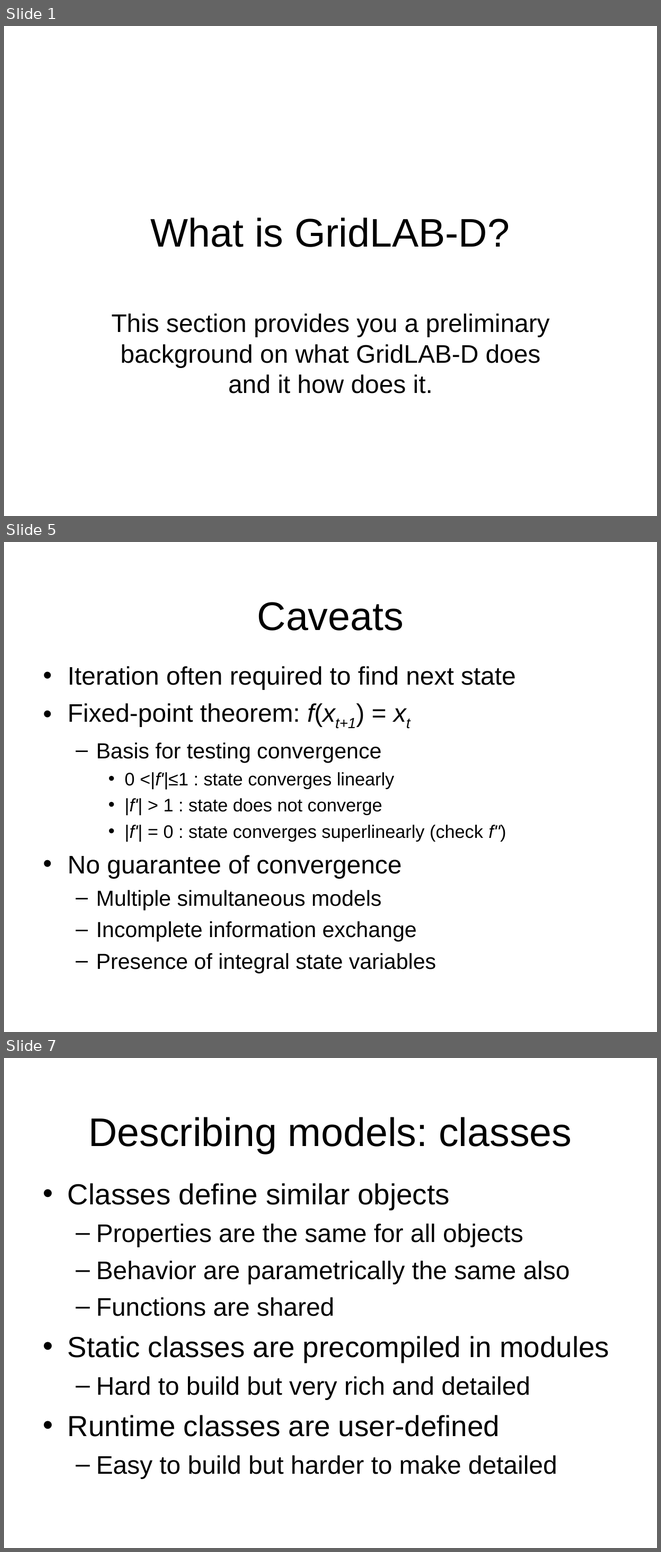
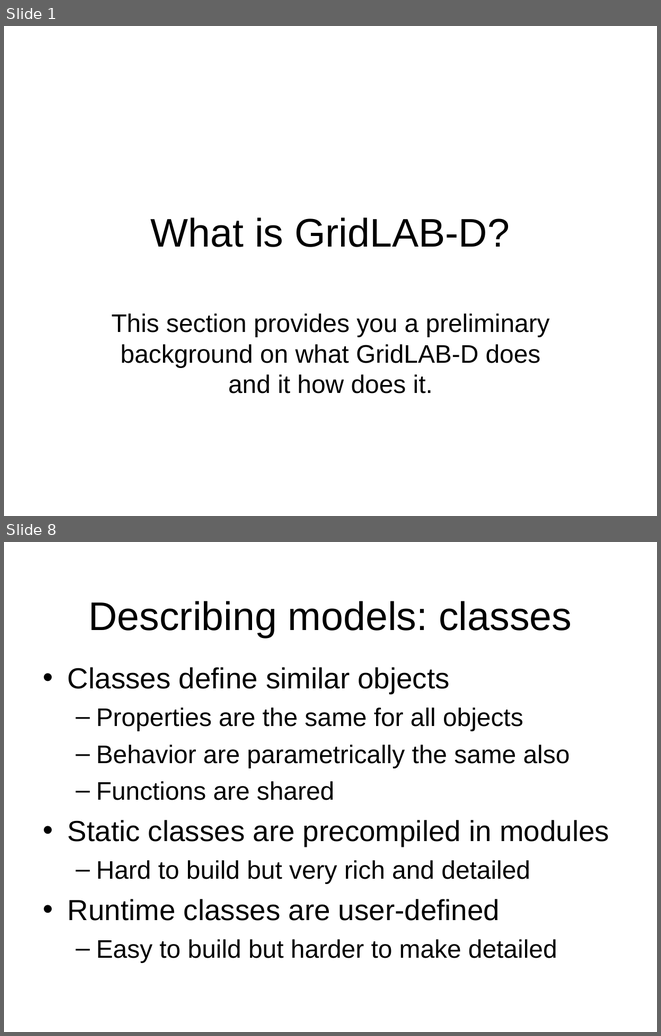
Before and after one commit to gridlab-d/course, a slide deck: 1.1 - What is GridLAB-D.pps. Shown one above the other, each under a label of ours: slides 1, 5 and 7 before the commit, slides 1 and 8 after it; the slides between them are not shown. The pictures are 661x1552 and 661x1036 pixels, drawn with LibreOffice and Linux fonts; fonts in the diff are those of the drawing; background and template pictures are left out. Boxes give left, top, right and bottom in pixels: in the first picture for what was removed or moved away, otherwise in the second. Text is boxed around its words. In the diff, an @@ line names an element or a change of style, - is before the commit and + after.

```diff
--- a/1.1 - What is GridLAB-D.pps
+++ b/1.1 - What is GridLAB-D.pps
@@ slide 5 removed at <box>4,542,657,1032</box>, background picture (left out) @@
@@ title removed at <box>257,602,404,631</box> @@
-Caveats
@@ text removed at <box>68,666,516,973</box> @@
-• Iteration often required to find next state
-• Fixed-point theorem: f(xt+1) = xt
-  – Basis for testing convergence
-    • 0 <|f'|≤1 : state converges linearly
-    • |f'| > 1 : state does not converge
-    • |f'| = 0 : state converges superlinearly (check f")
-• No guarantee of convergence
-  – Multiple simultaneous models
-  – Incomplete information exchange
-  – Presence of integral state variables
@@ what was slide 7 is now slide 8 @@
```
Also in this commit, not shown: 3 slides changed, 8 slides added, 4 other slides removed.
